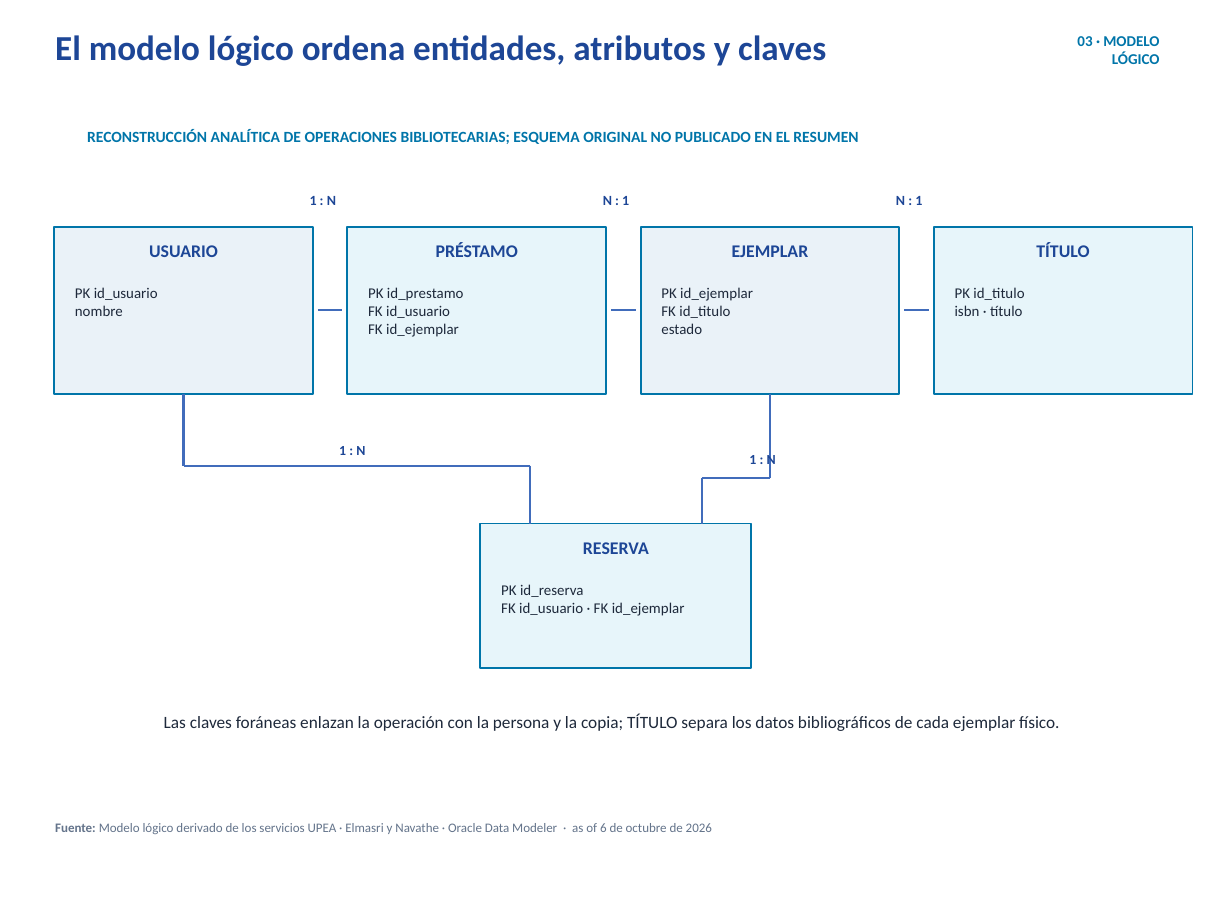
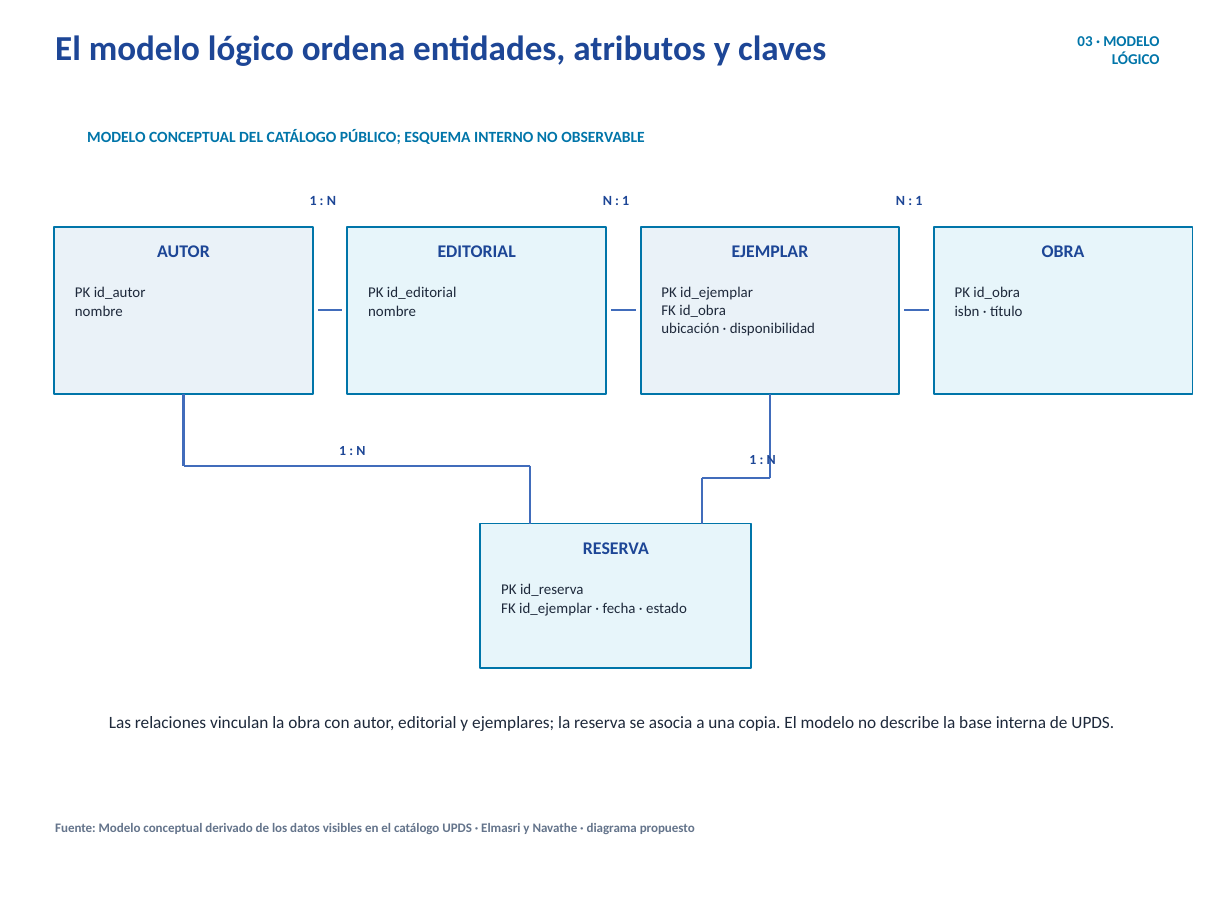
Before and after one commit to erickbravob/sistemas-informacion-i, a slide deck: slide 4 of materiales/actividad-1/tema-04-modelo-datos-v4.pptx. Drawn at 1232x924 pixels with LibreOffice and Linux fonts; fonts in the diff are those of the drawing; background and template pictures are left out. Boxes give left, top, right and bottom in pixels: in the first picture for what was removed or moved away, otherwise in the second. Text is boxed around its words. In the diff, an @@ line names an element or a change of style, - is before the commit and + after.

Commit message:
Actualiza evidencia bibliográfica y caso UPDS

```diff
--- a/materiales/actividad-1/tema-04-modelo-datos-v4.pptx
+++ b/materiales/actividad-1/tema-04-modelo-datos-v4.pptx
@@ text at [87,129,645,144]: text changed @@
-RECONSTRUCCIÓN ANALÍTICA DE OPERACIONES BIBLIOTECARIAS; ESQUEMA ORIGINAL NO PUBLICADO EN EL RESUMEN
+MODELO CONCEPTUAL DEL CATÁLOGO PÚBLICO; ESQUEMA INTERNO NO OBSERVABLE
@@ text at [157,245,210,257]: text changed @@
-USUARIO
+AUTOR
@@ text at [438,245,516,257]: text changed @@
-PRÉSTAMO
+EDITORIAL
@@ text at [1042,245,1085,257]: text changed @@
-TÍTULO
+OBRA
@@ text at [75,286,146,316]: text changed @@
-PK id_usuario
-nombre
+PK id_autor
+nombre
@@ text at [368,286,456,316]: text changed @@
-PK id_prestamo
-FK id_usuario
-FK id_ejemplar
+PK id_editorial
+nombre
@@ text at [661,286,815,336]: text changed @@
-PK id_ejemplar
-FK id_titulo
-estado
+PK id_ejemplar
+FK id_obra
+ubicación · disponibilidad
@@ text at [955,286,1022,316]: text changed @@
-PK id_titulo
-isbn · título
+PK id_obra
+isbn · título
@@ text at [501,583,687,616]: text changed @@
-PK id_reserva
-FK id_usuario · FK id_ejemplar
+PK id_reserva
+FK id_ejemplar · fecha · estado
@@ text at [109,716,1114,731]: text changed @@
-Las claves foráneas enlazan la operación con la persona y la copia; TÍTULO separa los datos bibliográficos de cada ejemplar físico.
+Las relaciones vinculan la obra con autor, editorial y ejemplares; la reserva se asocia a una copia. El modelo no describe la base interna de UPDS.
@@ text at [55,823,695,834]: text changed; bold on @@
-Fuente: Modelo lógico derivado de los servicios UPEA · Elmasri y Navathe · Oracle Data Modeler · as of 6 de octubre de 2026
+Fuente: Modelo conceptual derivado de los datos visibles en el catálogo UPDS · Elmasri y Navathe · diagrama propuesto
```
Also in this commit, not shown: 5 other slides changed, 20 other files.
